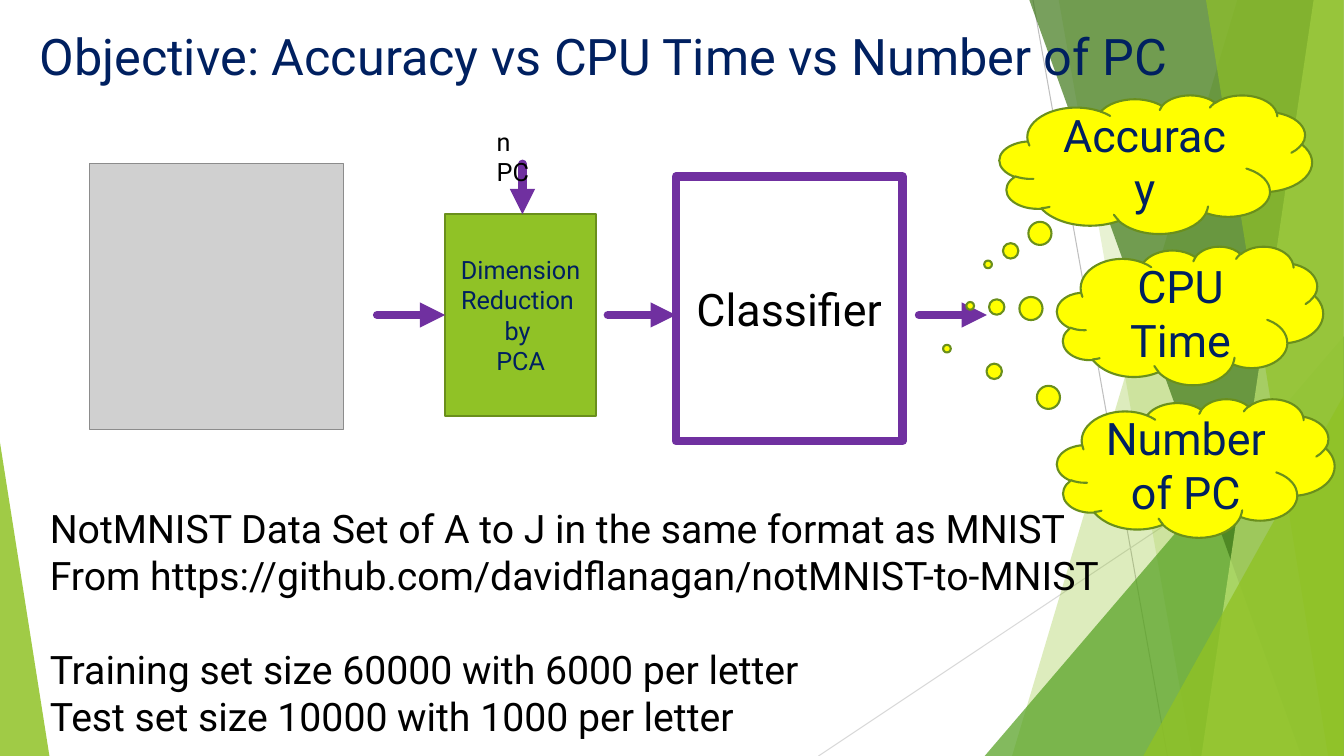
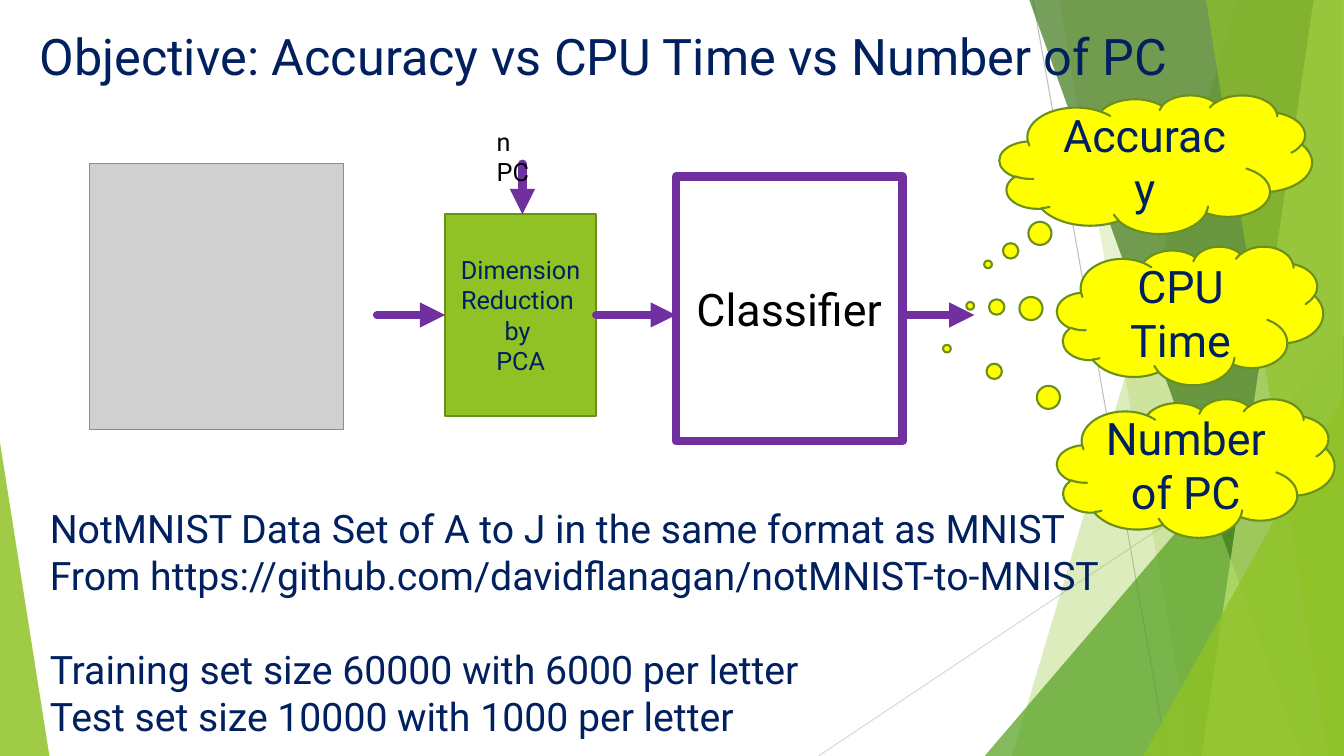
Before and after one commit to teambengio/finalproject, a slide deck: slide 2 of FinalReport_Team_Bengio.pptx. Drawn at 1344x756 pixels with LibreOffice and Linux fonts; fonts in the diff are those of the drawing; grey boxes stand for pictures. Boxes give left, top, right and bottom in pixels: in the first picture for what was removed or moved away, otherwise in the second. Text is boxed around its words. In the diff, an @@ line names an element or a change of style, - is before the commit and + after.

```diff
--- a/FinalReport_Team_Bengio.pptx
+++ b/FinalReport_Team_Bengio.pptx
@@ arrow moved from (608, 316) - (676, 316) to (597, 315) - (676, 316) @@
@@ arrow moved from (920, 316) - (987, 316) to (906, 316) - (975, 316) @@
@@ text "NotMNIST Data Set of A ..." at <box>50,513,1099,739</box>: text colour #000000 to #002060 @@
```
Also in this commit, not shown: 8 other slides changed, 4 slides added, 1 slide removed, 3 other files.
